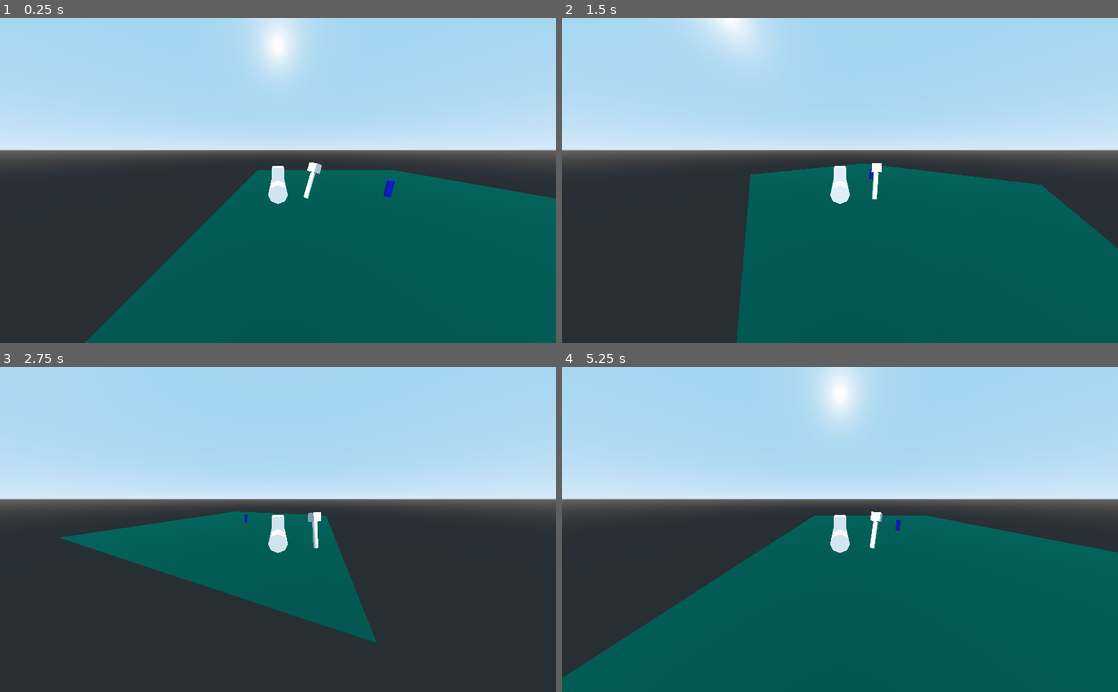
Above: before the commit, frames 1-4 (two rows, left to right).
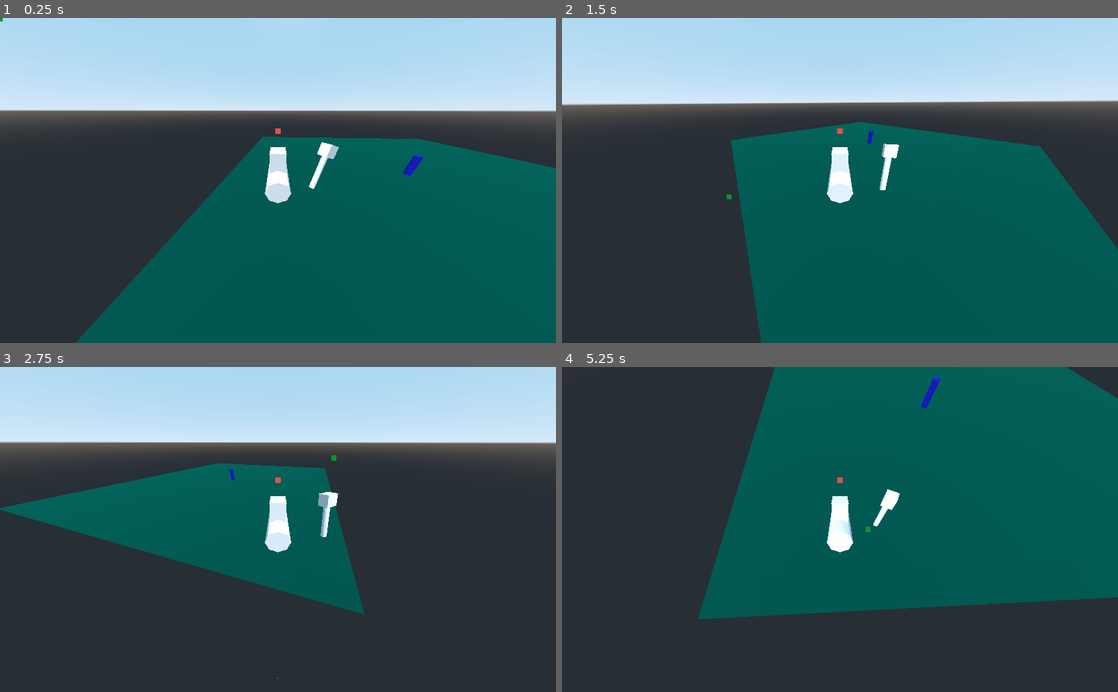
Above: after the commit, the same moments.

Repository: Kaio20/HyperSpaceTrucker
Game: Godot game, scene res://TestScene.tscn
The game is run twice, just before and just after one commit, with the same random seed, the same clock (stepped at 60 frames per second) and the same inputs.
Inputs (mouse positions are in pixels of both pictures, inside the frame that each line leads up to):
- Up to frame 1 (0.25 s): no input
- Up to frame 2 (1.5 s): move the mouse to (962, 164) at 0.52 s; hold D (right) 0.53-1.28 s; move the mouse to (728, 196) at 1.27 s; hold S (back) from 1.28 s (still down)
- Up to frame 3 (2.75 s): move the mouse to (333, 458) at 2.02 s; release S (back) at 2.03 s; hold D (right) from 2.03 s (still down)
- Up to frame 4 (5.25 s): move the mouse to (812, 594) at 2.77 s; release D (right) at 2.78 s; hold W (forward) 2.78-3.53 s; move the mouse to (1006, 578) at 3.52 s; hold A (left) 3.53-5.03 s; move the mouse to (673, 480) at 4.27 s; move the mouse to (867, 529) at 5.02 s; hold S (back) from 5.03 s (still down)

The runs differ from the first frame. In frame 1, 26% of the frame differs, in the area x 0-100%, y 0-100%; in frame 2, 28%; in frame 3, 33%; in frame 4, 73%.

Commit message:
First steps towards MouseFlight

Diff:
--- a/Player.gd
+++ b/Player.gd
@@ -4,20 +4,20 @@
 export var rot_speed = 0.85
 
 var velocity = Vector3.ZERO
+onready var universe_center = get_tree().get_root().get_node("/root/Main/Universe_Center")
+onready var ui_mousePosAim  = get_tree().get_root().get_node("/root/Main/HUD/mousePosAim")
+onready var ui_mouseShouldAim  = get_tree().get_root().get_node("/root/Main/HUD/mouseShouldAim")
+onready var debug_geometry  = get_tree().get_root().get_node("/root/Main/DebugGeometry")
 
+#Position where the Player moves towards
+var mousePosAim
+#Position where the Player should move towards
+var mouseShouldAim
+#2D Vector between mousePosAim and mouseShouldAim
+var move_2d
 
-# Declare member variables here. Examples:
-# var a = 2
-# var b = "text"
-
-
-# Called when the node enters the scene tree for the first time.
 func _ready():
-	pass # Replace with function body.
-
-
-# Called every frame. 'delta' is the elapsed time since the previous frame.
-
+	pass
 
 func _physics_process(delta):
 	get_input(delta)
@@ -25,6 +25,36 @@
 
 	$gravity.look_at(Vector3(0,0,0),Vector3.UP)
 
+	mousePosAim = $MoveTowards.global_transform
+
+	ui_mousePosAim.rect_position.x =  $Camera.unproject_position(mousePosAim.origin).x - ( ui_mousePosAim.rect_size.x / 2 )
+	ui_mousePosAim.rect_position.y =  $Camera.unproject_position(mousePosAim.origin).y - ( ui_mousePosAim.rect_size.y / 2 )
+
+	ui_mouseShouldAim.rect_position.x = get_viewport().get_mouse_position().x - ( ui_mouseShouldAim.rect_size.x / 2 )
+	ui_mouseShouldAim.rect_position.y = get_viewport().get_mouse_position().y - ( ui_mouseShouldAim.rect_size.y / 2 )
+
+	move_2d = (ui_mouseShouldAim.rect_position - ui_mousePosAim.rect_position).normalized()
+
+	#debug_geometry.clear()
+	#debug_geometry.begin(PrimitiveMesh.PRIMITIVE_LINES)
+	#debug_geometry.set_color(Color(1,1,1))
+	#debug_geometry.add_vertex(self.transform.origin)
+	#debug_geometry.add_vertex(mousePosAim.origin)
+	#debug_geometry.end()
+
+	#if universe_center:
+		#Vector between the ship and the UniverseCenter. Normalized because we only care about the direction
+	#	var gravity_direction = (universe_center.global_transform.origin - global_transform.origin)
+
+	#	#Debug
+	#	debug_geometry.clear()
+	#	debug_geometry.begin(PrimitiveMesh.PRIMITIVE_LINES)
+	#	debug_geometry.set_color(Color(1,1,1))
+	#	debug_geometry.add_vertex(self.transform.origin)
+	#	debug_geometry.add_vertex(self.transform.origin + gravity_direction)
+	#	debug_geometry.end()
+
+	#	$Plane.look_at(gravity_direction.normalized(),Vector3.UP)
 
 	#self.global_transform.basis.slerp($gravity.global_transform.basis,delta*89)
 #	print(Quat($gravity.global_transform.basis))
@@ -39,7 +69,26 @@
 	#https://godotengine.org/qa/57911/how-to-lerp-rotation-in-godot-smooth-rotate-back-to-zero
 	#Matrizen dreh matrix
 
+var pitch_input = 0
+var roll_input = 0
+var yaw_input = 0
+export var input_response = 8.0
+export var pitch_speed = 0.5
+export var roll_speed = 0.9
+export var yaw_speed = 0.5
+
 func get_input(delta):
+
+	if move_2d:
+		pitch_input = lerp(pitch_input, move_2d.y * -1, input_response * delta)
+		#roll_input = lerp(roll_input, move_2d.x * -1, input_response * delta)
+		yaw_input = lerp(yaw_input, move_2d.x * -1, input_response * delta)
+
+		#transform.basis = transform.basis.rotated(transform.basis.z, roll_input * roll_speed * delta)
+		transform.basis = transform.basis.rotated(transform.basis.x, pitch_input * pitch_speed * delta)
+		transform.basis = transform.basis.rotated(transform.basis.y, yaw_input * yaw_speed * delta)
+		transform.basis = transform.basis.orthonormalized()
+
 	var vy = velocity.y
 	velocity = Vector3.ZERO
 	if Input.is_action_pressed("forward"):
--- a/Player.tscn
+++ b/Player.tscn
@@ -29,10 +29,6 @@
 transform = Transform( -1, 0, -8.74228e-08, 0, 1, 0, 8.74228e-08, 0, -1, 0, 0, 0 )
 shape = SubResource( 1 )
 
-[node name="Camera" type="Camera" parent="."]
-transform = Transform( 1, 0, 0, 0, 0.965926, 0.258819, 0, -0.258819, 0.965926, 0, 2, 6.76075 )
-fov = 110.0
-
 [node name="gravity" type="Spatial" parent="."]
 transform = Transform( 1, 0, 0, 0, 1, 0, 0, 0, 1, 2.10729, 0.986001, 0.217597 )
 
@@ -43,3 +39,10 @@
 
 [node name="CSGBox" type="CSGBox" parent="gravity"]
 transform = Transform( 0.257807, 0, 0, 0, 0.257807, 0, 0, 0, 0.257807, 0, 0, 0 )
+
+[node name="Camera" type="Camera" parent="."]
+transform = Transform( 1, 0, 0, 0, 0.83789, 0.545839, 0, -0.545839, 0.83789, 0, 2.56397, 4.95487 )
+fov = 110.0
+
+[node name="MoveTowards" type="Spatial" parent="."]
+transform = Transform( 1, 0, 0, 0, 1, 0, 0, 0, 1, 0, 0, -9.94948 )
--- a/TestScene.tscn
+++ b/TestScene.tscn
@@ -9,7 +9,7 @@
 [sub_resource type="SpatialMaterial" id=2]
 albedo_color = Color( 0.027451, 0.0313726, 0.74902, 1 )
 
-[node name="Spatial" type="Spatial"]
+[node name="Main" type="Spatial"]
 
 [node name="CSGBox" type="CSGBox" parent="."]
 width = 50.0
@@ -17,7 +17,7 @@
 depth = 50.0
 material = SubResource( 1 )
 
-[node name="CSGCylinder" type="CSGCylinder" parent="."]
+[node name="Universe_Center" type="CSGCylinder" parent="."]
 radius = 0.446148
 height = 5.16398
 material = SubResource( 2 )
@@ -27,3 +27,27 @@
 
 [node name="KinematicBody" parent="." instance=ExtResource( 1 )]
 transform = Transform( 1, 0, 0, 0, 1, 0, 0, 0, 1, -17.5435, 5.19593, 10.2911 )
+
+[node name="DebugGeometry" type="ImmediateGeometry" parent="."]
+
+[node name="HUD" type="CanvasLayer" parent="."]
+
+[node name="mousePosAim" type="ColorRect" parent="HUD"]
+margin_left = 46.0
+margin_top = 34.0
+margin_right = 56.0
+margin_bottom = 44.0
+color = Color( 0.87451, 0.32549, 0.32549, 1 )
+__meta__ = {
+"_edit_use_anchors_": false
+}
+
+[node name="mouseShouldAim" type="ColorRect" parent="HUD"]
+margin_left = 68.3409
+margin_top = 33.5546
+margin_right = 77.3409
+margin_bottom = 43.5546
+color = Color( 0.0705882, 0.572549, 0.196078, 1 )
+__meta__ = {
+"_edit_use_anchors_": false
+}
